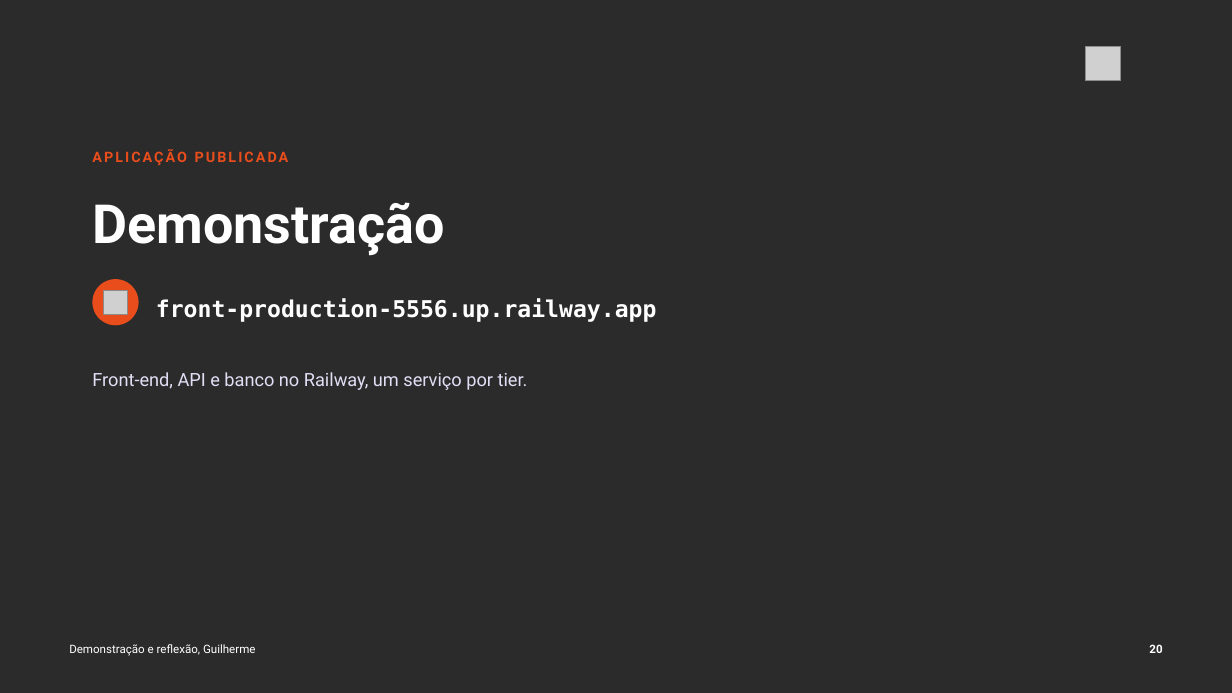
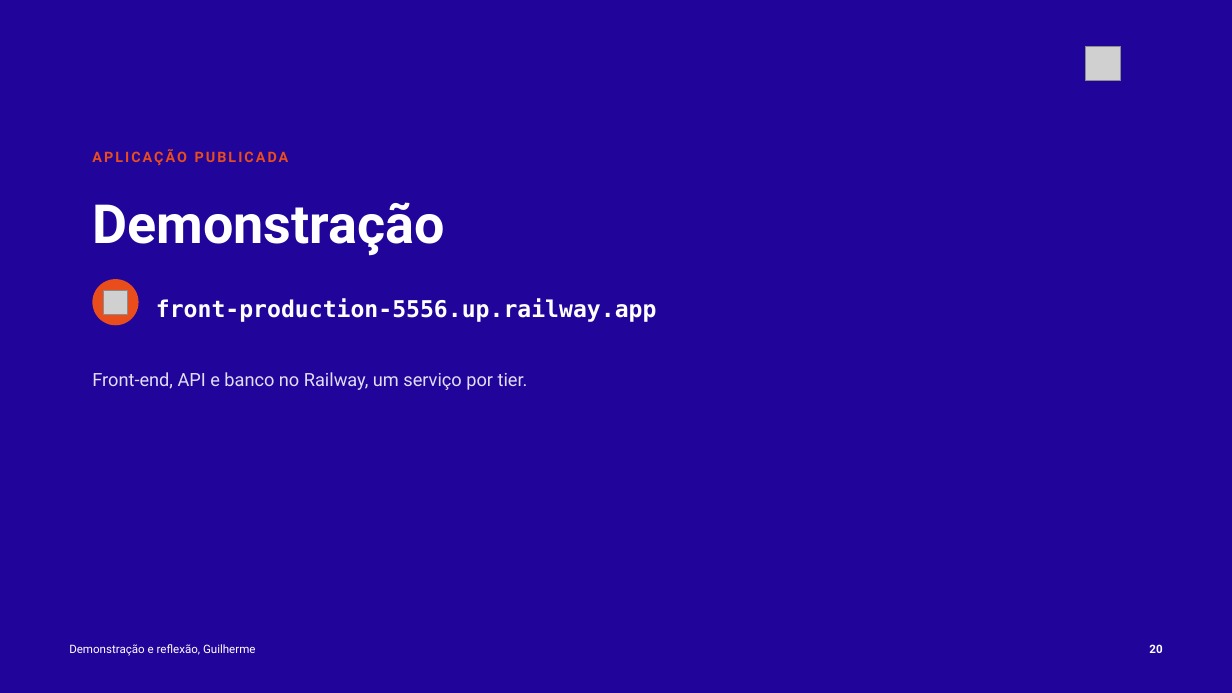
Before and after one commit to tcpassos/invite-app, a slide deck: slide 20 of trabalhos/T4-Pitch-Final.pptx. Drawn at 1232x693 pixels with LibreOffice and Linux fonts; fonts in the diff are those of the drawing; grey boxes stand for pictures; background and template pictures are left out; a plain dark background stands for a picture behind light text. Boxes give left, top, right and bottom in pixels: in the first picture for what was removed or moved away, otherwise in the second. Text is boxed around its words. In the diff, an @@ line names an element or a change of style, - is before the commit and + after.

```diff
--- a/trabalhos/T4-Pitch-Final.pptx
+++ b/trabalhos/T4-Pitch-Final.pptx
@@ background picture (left out) to #21049A @@
```
Also in this commit, not shown: 12 other slides changed, 7 other files.
